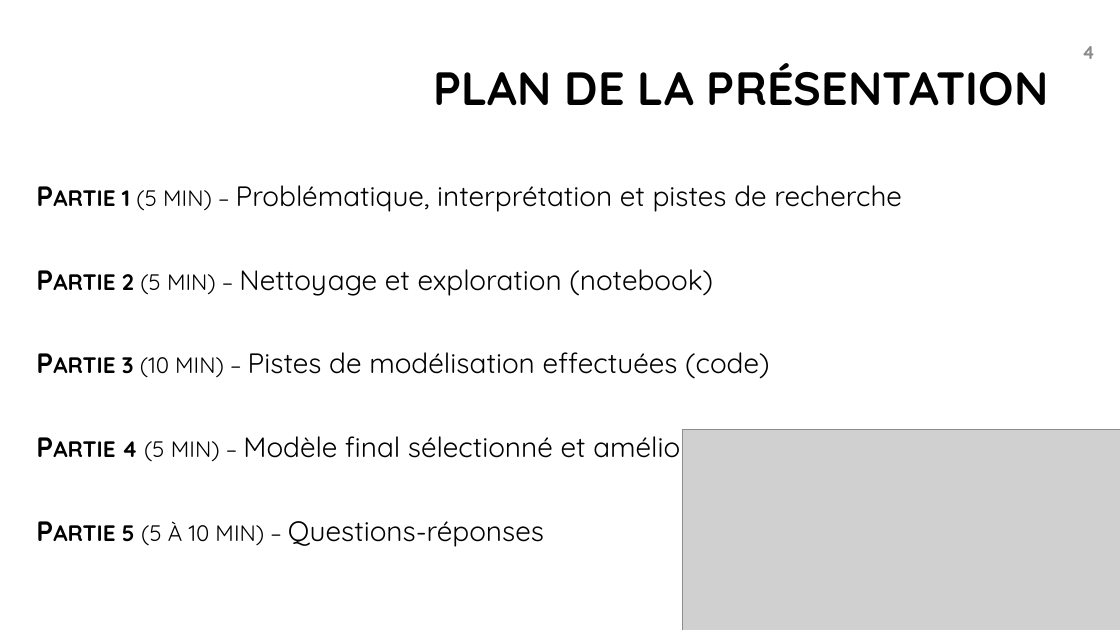
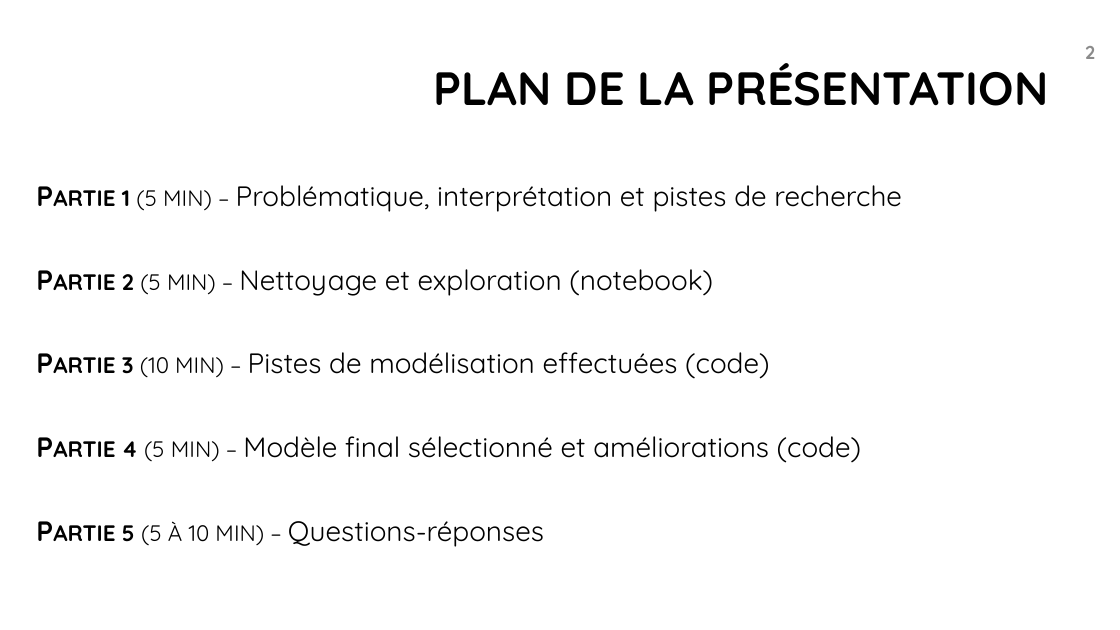
Before and after one commit to bayethiernodiop/Parcours-Data-Scientist, a slide deck: slide 2 of projet4/projet4.pptx (slide 4 before the commit). Drawn at 1120x630 pixels with LibreOffice and Linux fonts; fonts in the diff are those of the drawing; grey boxes stand for pictures; background and template pictures are left out. Boxes give left, top, right and bottom in pixels: in the first picture for what was removed or moved away, otherwise in the second. Text is boxed around its words. In the diff, an @@ line names an element or a change of style, - is before the commit and + after.

```diff
--- a/projet4/projet4.pptx
+++ b/projet4/projet4.pptx
@@ page number at bbox=[1085, 46, 1095, 59]: text changed @@
-4
+2
@@ picture removed at bbox=[682, 429, 1120, 630] @@
```
Also in this commit, not shown: 3 other slides changed, 7 slides added, 1 slide removed, 7 other files.
